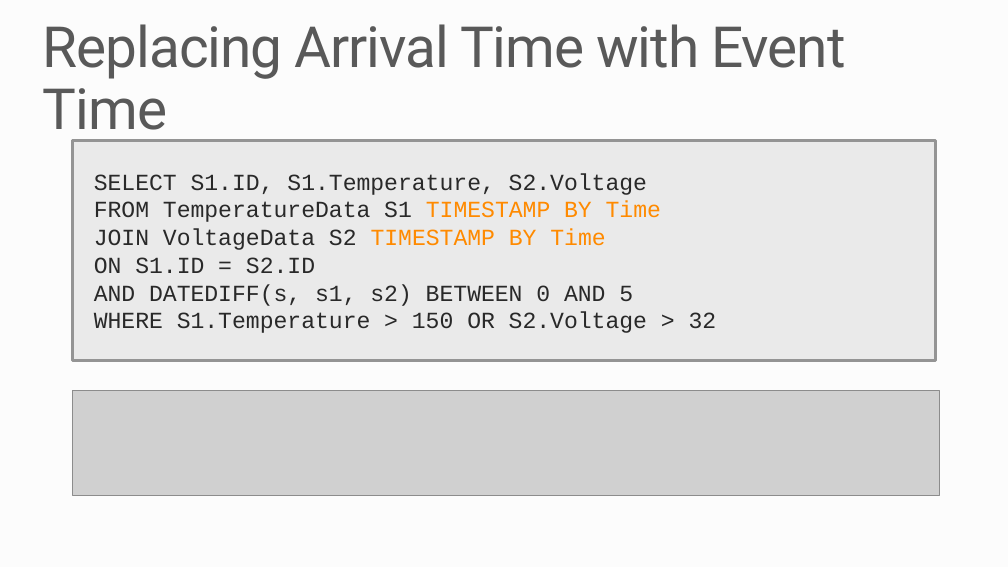
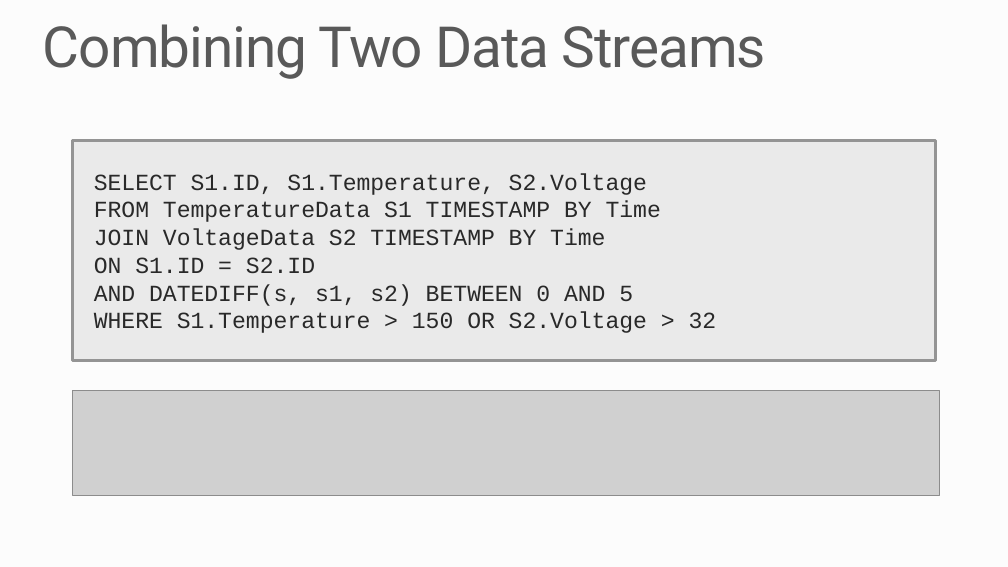
Before and after one commit to MSRConnections/Azure-training-course, a slide deck: slide 6 of Content/Stream Analytics/Azure Stream Analytics.pptx (slide 7 before the commit). Drawn at 1008x567 pixels with LibreOffice and Linux fonts; fonts in the diff are those of the drawing; grey boxes stand for pictures; background and template pictures are left out. Boxes give left, top, right and bottom in pixels: in the first picture for what was removed or moved away, otherwise in the second. Text is boxed around its words. In the diff, an @@ line names an element or a change of style, - is before the commit and + after.

```diff
--- a/Content/Stream Analytics/Azure Stream Analytics.pptx
+++ b/Content/Stream Analytics/Azure Stream Analytics.pptx
@@ title at [43, 24, 766, 79]: text changed @@
-Replacing Arrival Time with Event Time
+Combining Two Data Streams
@@ text in rectangle at [94, 201, 661, 250]: text colour #FF8A00 to #292929 in "TIMESTAMP BY Time", "TIMESTAMP BY Time" @@
```
Also in this commit, not shown: 1 other slide changed, 1 slide added, 1 slide removed, 1 other file.
